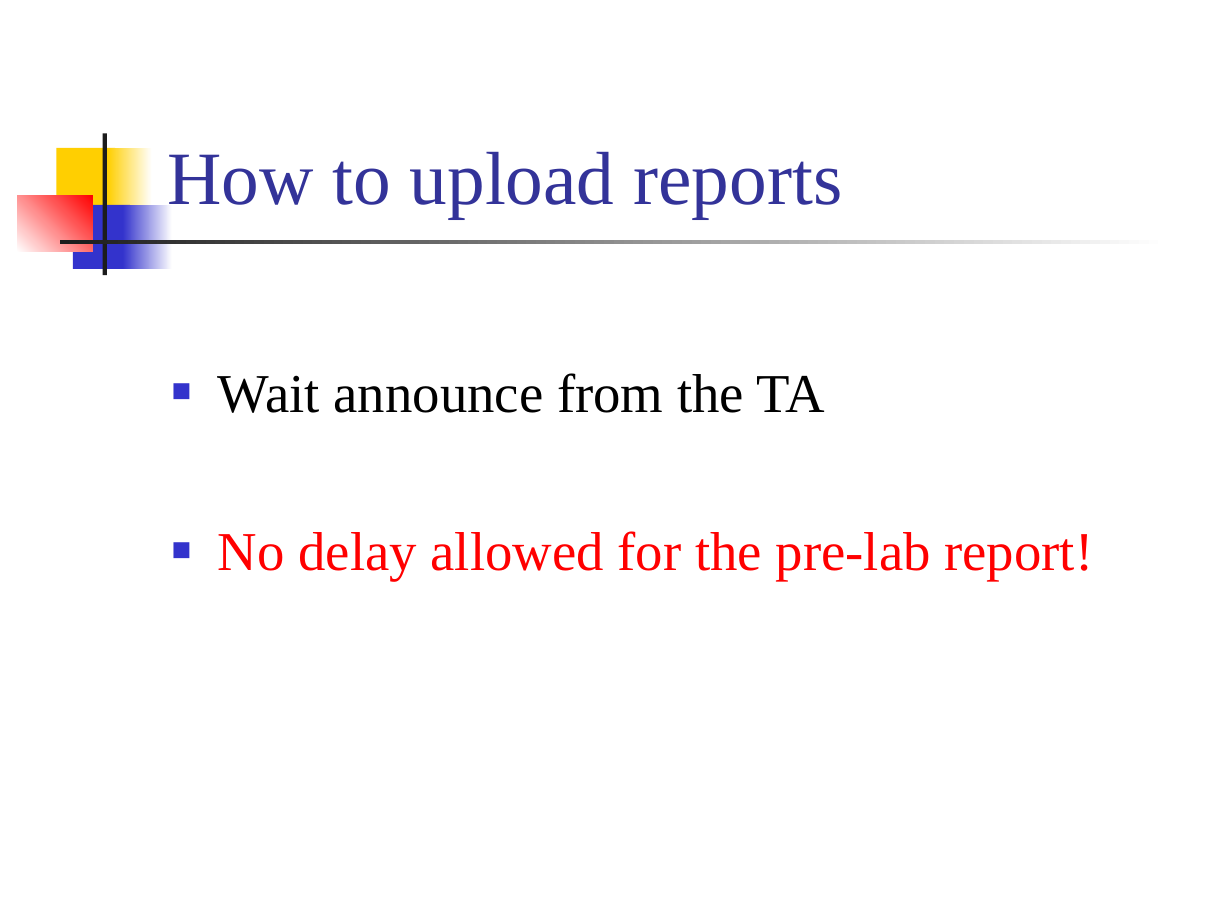
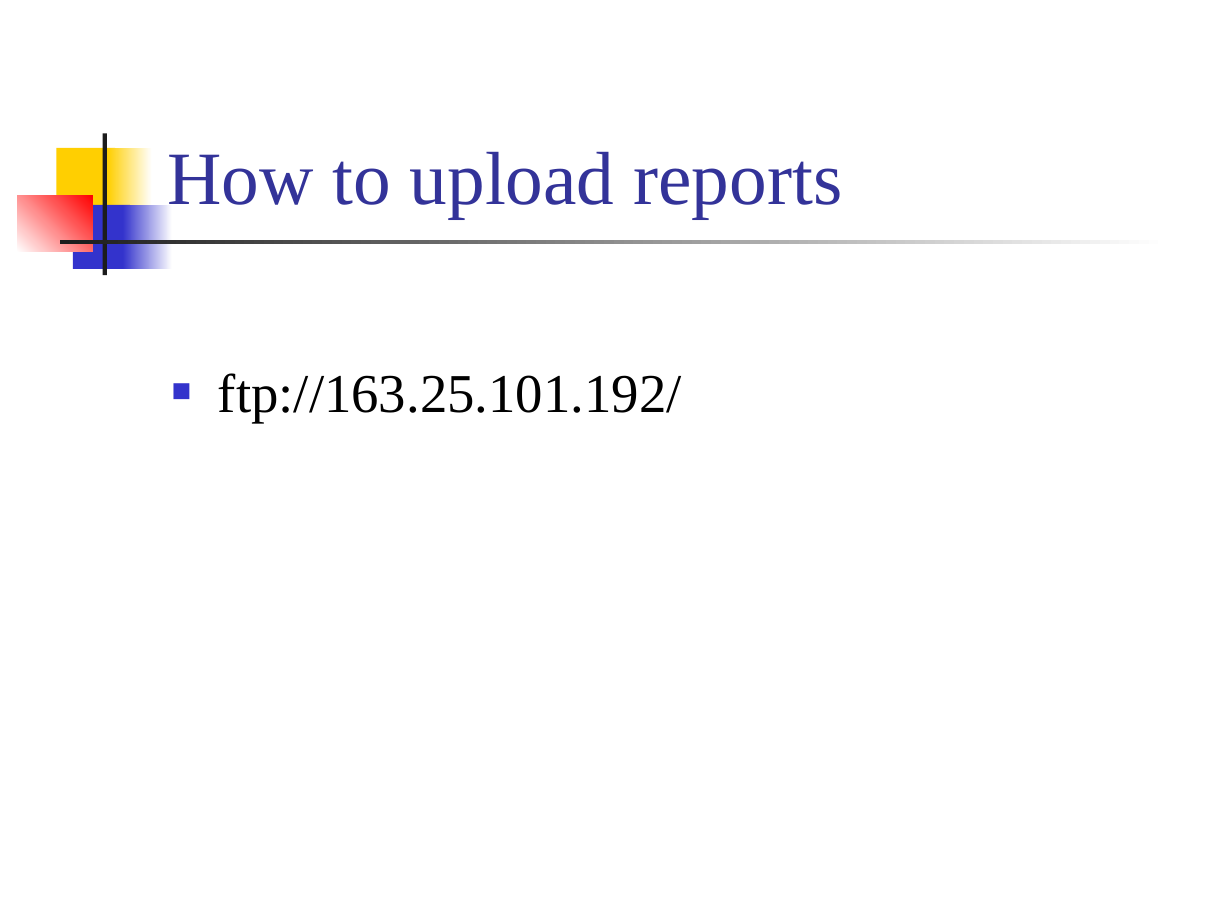
Before and after one commit to CGUSystemCourses/MicroProcessorsLab-2015, a slide deck: slide 8 of Labs/Lab00-course_intro/lab00-course_info.ppt. Drawn at 1232x924 pixels with LibreOffice and Linux fonts; fonts in the diff are those of the drawing. Boxes give left, top, right and bottom in pixels: in the first picture for what was removed or moved away, otherwise in the second. Text is boxed around its words. In the diff, an @@ line names an element or a change of style, - is before the commit and + after.

```diff
--- a/Labs/Lab00-course_intro/lab00-course_info.ppt
+++ b/Labs/Lab00-course_intro/lab00-course_info.ppt
@@ text at [218,373,682,422]: text changed; text colour #FF0000 to #000000 @@
-■ Wait announce from the TA
-■ No delay allowed for the pre-lab report!
+■ ftp://163.25.101.192/
```
Also in this commit, not shown: 1 other slide changed, 1 other file.
